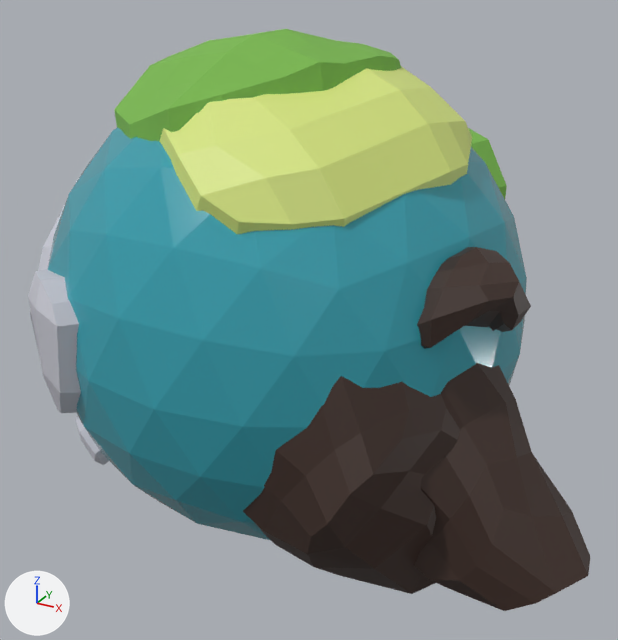
Before and after pictures for a commit that changed the FBX model Assets/Meshes/msh_PocketPlanet.fbx.
Before and after are seen from a 50 mm lens placed at (18.8, -32.1, 15.3), pointed at (1.2, 0.0, -0.8). Every picture has the same lights, and +X, +Y and +Z are marked at lower left. Where no turn or scale is listed for an object, it has been applied to the vertices. Vertices at the same position are counted once.

Names of what the first picture shows: 'Cube.015', 'Icosphere', 'Island1', 'Island1.002', 'Island1.003', 'Island1.004', 'Island1.007', 'Island1.008', 'Island1.009', 'Island1.010'.
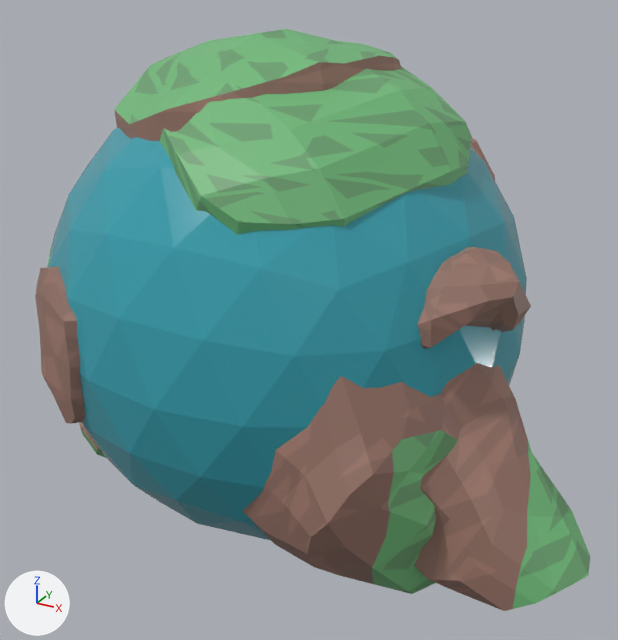
Where the change shows, as pixel boxes [x1, y1, x2, y2] in the pictures (618 x 640 px):
'Island1.003', recoloured: [159, 66, 472, 234] in both
'Island1.009', recoloured, surface changed (black to brown): [243, 376, 460, 594] in both
'Cube.015', recoloured, surface changed (black to brown): [414, 363, 590, 611] in both
'Island1', recoloured: [114, 29, 401, 141] in both
'Island1.010', recoloured, surface changed: [417, 247, 531, 349] in both
'Island1.007', reshaped (10% taller): before [28, 270, 81, 413]; after [35, 267, 85, 424]
'Island1.002', reshaped: before [468, 128, 507, 199]; after [471, 138, 495, 180]
'Island1.008', recoloured, moved, turned: before [76, 416, 109, 465]; after [79, 422, 106, 458]
'Island1.004', reshaped, moved: before [30, 178, 79, 348]; after [47, 245, 52, 267]
part 4 of me_cube_040, built on: before [29, 272, 81, 413]; after [35, 267, 85, 424]
part 5 of me_cube_040, recoloured: before [36, 270, 81, 405]; after [35, 267, 85, 419]

What changed in the scene script:
```text
Change me_cube_040:
    remove me_cube_040.from_pydata(...)  # 28 vertices, 22 faces; spans x -1.85..5.57, y -0.35..5.88, z -4.88..2.39
    add me_cube_040.from_pydata(...)  # 41 vertices, 34 faces; spans x -1.72..5.57, y -0.27..5.88, z -4.88..2.54
    me_cube_040 part 4
    1 vertex is removed from x 1.39, y -0.11, z -1.34
    12 faces are deleted
    16 vertices move from x -1.85..4.48, y -0.35..3.6, z -4.05..2.39 to x -1.72..4.56, y -0.06..4.14, z -4.24..2.54
    14 vertices are added at x -1.5..5.24, y -0.27..5.7, z -3.96..2.47
    24 new faces join them
    me_cube_040 part 5: 10 faces spanning x -1.72..5.57, y -0.06..5.88, z -4.88..2.54 switch from mat_snow (light grey #c5c6cf) to mat_wood (picture img_texture_wood_bush_png)
Change me_cube_041:
    where me_cube_041.from_pydata(...)  # 28 vertices, 22 faces; spans x -4.2..3.0, y -3.3..3.6, z -17.6..-1.5
    remove me_cube_041.materials.append(mat_snow)  # light grey #c5c6cf
    add me_cube_041.materials.append(mat_wood)  # picture img_texture_wood_bush_png
Change me_cube_017:
    where me_cube_017.from_pydata(...)  # 41 vertices, 33 faces; spans x -2.61..1.03, y -1.74..4.63, z -2.59..2.1
    remove me_cube_017.materials.append(mat_vulkan)  # brown #3d2b24
    me_cube_017 part 6: texture (UV) coordinates of 33 of 33 faces, centred in x -2.01..0.89, y -1.58..4.2, z -1.83..1.87, changed; they spanned u 0.12..0.88, v 0.0..1.0 and now span u 0.02..0.4, v 0.61..0.96
    add me_cube_017.materials.append(mat_wood)  # picture img_texture_wood_bush_png
Change me_cube:
    where me_cube.from_pydata(...)  # 102 vertices, 86 faces; spans x -5.79..6.7, y -6.49..8.0, z -7.86..0.81
    remove me_cube.materials.append(mat_grass)  # green #7bb850
    add me_cube.materials.append(mat_wood)  # picture img_texture_wood_bush_png
Change me_cube_036:
    where me_cube_036.from_pydata(...)  # 58 vertices, 46 faces; spans x -12.0..1.1, y -6.2..9.0, z -9.1..2.5
    remove me_cube_036.materials.append(mat_sand)  # green #d8e781
    add me_cube_036.materials.append(mat_wood)  # picture img_texture_wood_bush_png
Change me_cube_022:
    remove me_cube_022.from_pydata(...)  # 139 vertices, 124 faces; spans x -9.2..3.0, y -12.5..0.4, z -9.4..6.5
    remove me_cube_022.materials.append(mat_grass)  # green #7bb850
    add me_cube_022.from_pydata(...)  # 181 vertices, 164 faces; spans x -9.2..3.0, y -12.5..0.4, z -9.4..6.5
    me_cube_022 part 3
    6 vertices are removed from x -6.7..1.6, y -6.1..-3.3, z -5.5..-1.5
    28 faces are deleted
    29 vertices move from x -8.5..3.0, y -7.3..-0.3, z -6.4..5.9 to x -7.7..2.4, y -7.1..-0.2, z -6.1..5.4
    48 vertices are added at x -8.1..2.5, y -7.4..-1.3, z -6.5..5.3
    68 new faces join them
    add me_cube_022.materials.append(mat_wood)  # picture img_texture_wood_bush_png
Change me_cube_016:
    where me_cube_016.from_pydata(...)  # 57 vertices, 49 faces; spans x -9.94..2.7, y -1.81..9.64, z -3.98..9.76
    remove me_cube_016.materials.append(mat_vulkan)  # brown #3d2b24
    me_cube_016 part 1: texture (UV) coordinates of 49 of 49 faces, centred in x -7.3..2.09, y -1.46..8.0, z -3.41..7.7, changed; they spanned u 0.12..0.88, v 0.0..1.0 and now span u 0.04..0.6, v 0.25..0.97
    add me_cube_016.materials.append(mat_wood)  # picture img_texture_wood_bush_png
Change me_cube_013:
    where me_cube_013.from_pydata(...)  # 121 vertices, 124 faces; spans x -9.0..7.1, y -4.4..7.7, z -4.6..8.3
    remove me_cube_013.materials.append(mat_vulkan)  # brown #3d2b24
    me_cube_013 part 7: texture (UV) coordinates of 124 of 124 faces, centred in x -7.0..6.8, y -3.8..6.8, z -4.5..7.2, changed; they spanned u 0.38..0.88, v 0.0..1.0 and now span u 0.03..0.76, v 0.21..0.96
    add me_cube_013.materials.append(mat_wood)  # picture img_texture_wood_bush_png
Change me_cube_037:
    remove me_cube_037.from_pydata(...)  # 56 vertices, 45 faces; spans x -0.95..9.46, y -8.05..6.84, z -7.41..7.16
    remove me_cube_037.materials.append(mat_snow)  # light grey #c5c6cf
    add me_cube_037.from_pydata(...)  # 82 vertices, 68 faces; spans x -0.6..9.46, y -8.03..6.84, z -7.41..7.16
    me_cube_037 part 2
    50 vertices are removed from x -0.95..8.41, y -8.05..6.22, z -7.41..6.48
    45 faces are deleted
    76 vertices are added at x -0.6..8.81, y -8.03..6.48, z -7.41..6.82
    68 new faces join them
    add me_cube_037.materials.append(mat_wood)  # picture img_texture_wood_bush_png
Change ob_island1_008:
    ob_island1_008.location: (-0.792, -0.825, -0.754) -> (-0.772, -0.819, -0.702)
    ob_island1_008.rotation_euler: (0.614, -0.819, -2.907) -> (0.384, -0.819, -2.754)  # degrees (35, -47, -167) -> degrees (22, -47, -158)
Change ob_island1_004:
    ob_island1_004.location: (-10.99, 0.38, -0.83) -> (-10.69, 0.38, -0.83)
```
